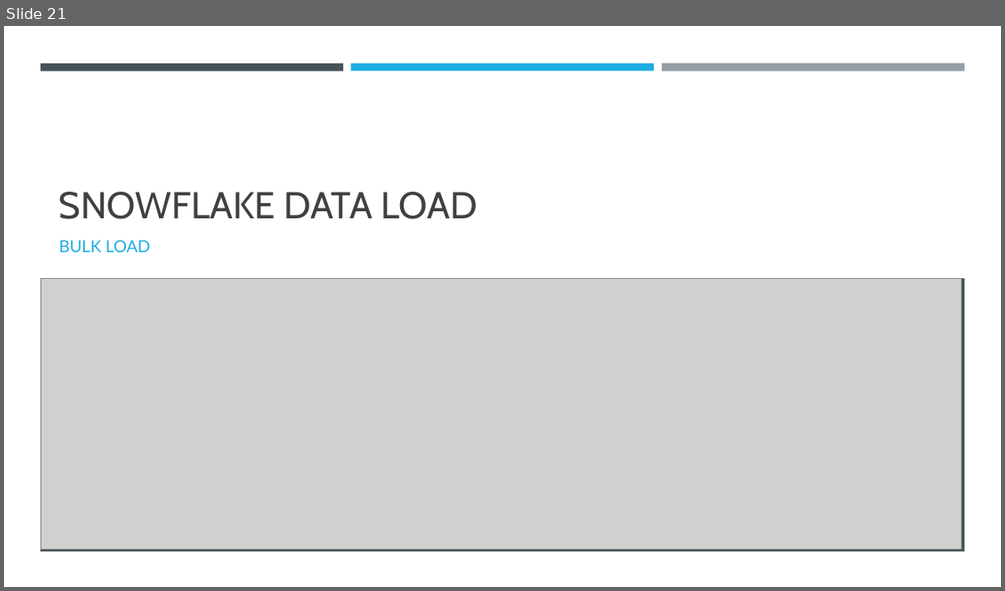
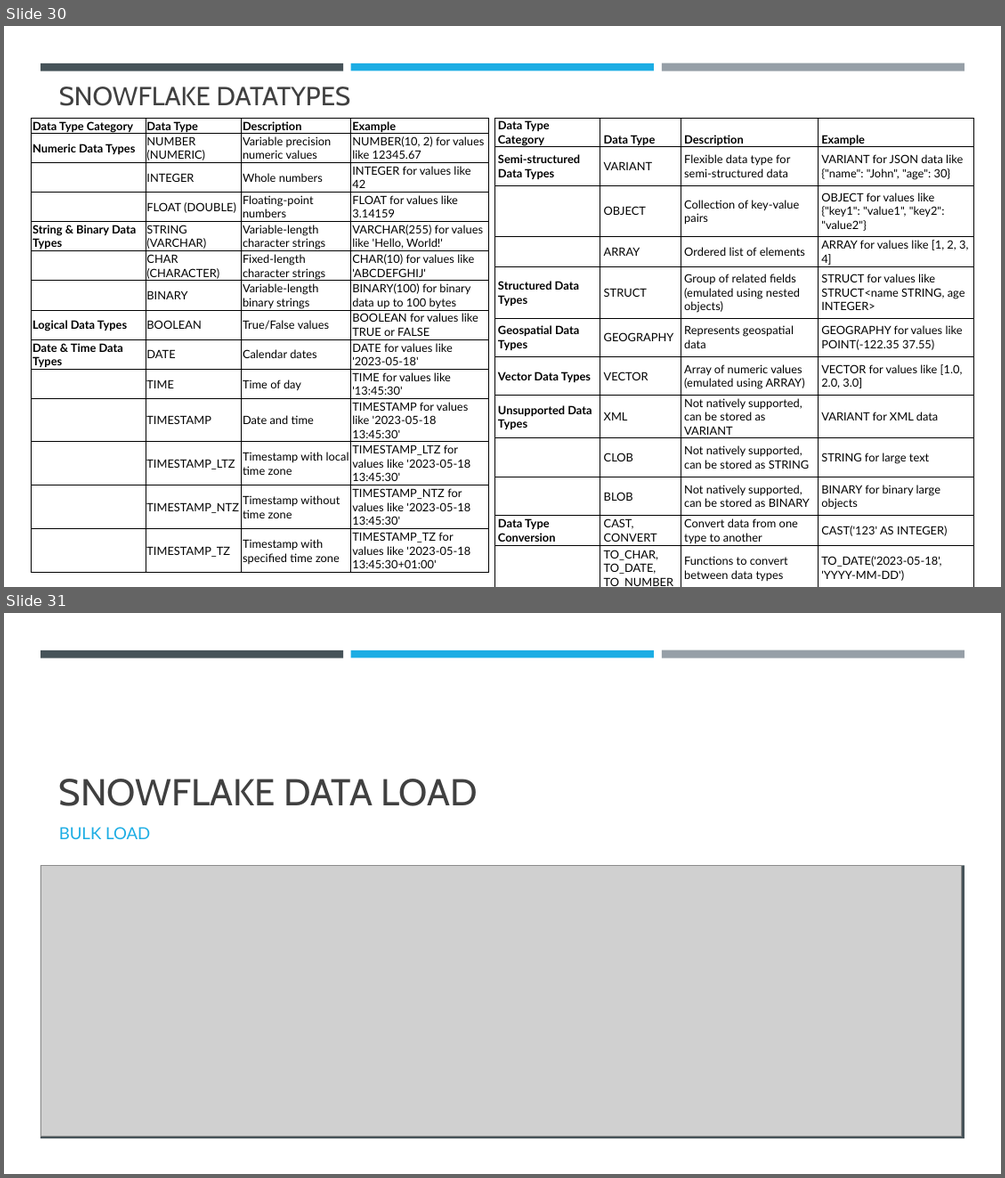
Before and after one commit to umeshmahajan/azure-brainworks2023, a slide deck: docs/Azure-Snowflake.pptx. Shown one above the other, each under a label of ours: slide 21 before the commit, slides 30 and 31 after it. The pictures are 1005x591 and 1005x1178 pixels, drawn with LibreOffice and Linux fonts; fonts in the diff are those of the drawing; grey boxes stand for pictures. Boxes give left, top, right and bottom in pixels: in the first picture for what was removed or moved away, otherwise in the second. Text is boxed around its words. In the diff, an @@ line names an element or a change of style, - is before the commit and + after.

```diff
--- a/docs/Azure-Snowflake.pptx
+++ b/docs/Azure-Snowflake.pptx
@@ slide 30 added at bbox=[4, 26, 1001, 587], background #FFFFFF; not listed: 3 template elements that a slide beside it also shows @@
@@ title added at bbox=[59, 87, 351, 106], 25.2 pt, text #404040 @@
+SNOWFLAKE DATATYPES
@@ table added at bbox=[31, 118, 488, 572], 14 rows, 4 columns @@
+Data Type Category | Data Type | Description | Example
+Numeric Data Types | NUMBER (NUMERIC) | Variable precision numeric values | NUMBER(10, 2) for values like 12345.67
+ | INTEGER | Whole numbers | INTEGER for values like 42
+ | FLOAT (DOUBLE) | Floating-point numbers | FLOAT for values like 3.14159
+String & Binary Data Types | STRING (VARCHAR) | Variable-length character strings | VARCHAR(255) for values like 'Hello, World!'
+ | CHAR (CHARACTER) | Fixed-length character strings | CHAR(10) for values like 'ABCDEFGHIJ'
+ | BINARY | Variable-length binary strings | BINARY(100) for binary data up to 100 bytes
+Logical Data Types | BOOLEAN | True/False values | BOOLEAN for values like TRUE or FALSE
+Date & Time Data Types | DATE | Calendar dates | DATE for values like '2023-05-18'
+ | TIME | Time of day | TIME for values like '13:45:30'
+ | TIMESTAMP | Date and time | TIMESTAMP for values like '2023-05-18 13:45:30'
+ | TIMESTAMP_LTZ | Timestamp with local time zone | TIMESTAMP_LTZ for values like '2023-05-18 13:45:30'
+ | TIMESTAMP_NTZ | Timestamp without time zone | TIMESTAMP_NTZ for values like '2023-05-18 13:45:30'
+ | TIMESTAMP_TZ | Timestamp with specified time zone | TIMESTAMP_TZ for values like '2023-05-18 13:45:30+01:00'
@@ table added at bbox=[494, 118, 973, 587], 12 rows, 4 columns @@
+Data Type Category | Data Type | Description | Example
+Semi-structured Data Types | VARIANT | Flexible data type for semi-structured data | VARIANT for JSON data like {"name": "John", "age": 30}
+ | OBJECT | Collection of key-value pairs | OBJECT for values like {"key1": "value1", "key2": "value2"}
+ | ARRAY | Ordered list of elements | ARRAY for values like [1, 2, 3, 4]
+Structured Data Types | STRUCT | Group of related fields (emulated using nested objects) | STRUCT for values like STRUCT<name STRING, age INTEGER>
+Geospatial Data Types | GEOGRAPHY | Represents geospatial data | GEOGRAPHY for values like POINT(-122.35 37.55)
+Vector Data Types | VECTOR | Array of numeric values (emulated using ARRAY) | VECTOR for values like [1.0, 2.0, 3.0]
+Unsupported Data Types | XML | Not natively supported, can be stored as VARIANT | VARIANT for XML data
+ | CLOB | Not natively supported, can be stored as STRING | STRING for large text
+ | BLOB | Not natively supported, can be stored as BINARY | BINARY for binary large objects
+Data Type Conversion | CAST, CONVERT | Convert data from one type to another | CAST('123' AS INTEGER)
+ | TO_CHAR, TO_DATE, TO_NUMBER | Functions to convert between data types | TO_DATE('2023-05-18', 'YYYY-MM-DD')
@@ what was slide 21 is now slide 31 @@
```
Also in this commit, not shown: 2 slides changed, 20 other slides added, 2 slides removed, 7 other files.
